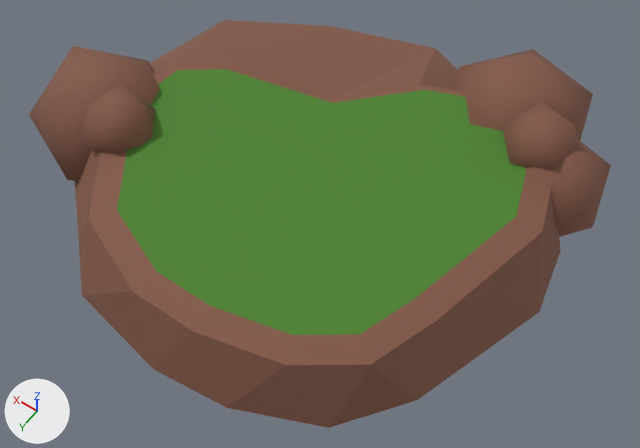
Renders of the FBX model Assets/Models/platform_1.FBX from each side of a commit.
The view is the same before and after, from a 50 mm camera at (-1.93, 2.67, 4.13) aimed at (-0.07, 0.07, 0.04). The lights are fixed; the arrows at lower left show +X, +Y and +Z. Where no turn or scale is listed for an object, it has been applied to the vertices.

Script lines for the objects in view, before the commit:
```python
me_mesh = bpy.data.meshes.new('Mesh')
me_mesh.from_pydata(...)  # 119 vertices, 178 faces; spans x -1.4..1.85, y -1.7..1.33, z 0.0..0.66
# faces by material slot: [60, 13, 25, 20, 20, 20, 20]
me_mesh.materials.append(mat_01___default)  # brown #835847
me_mesh.materials.append(mat_02___default)  # green #4b812a
me_mesh.materials.append(mat_01___default)  # brown #835847
me_mesh.materials.append(mat_01___default)  # brown #835847
me_mesh.materials.append(mat_01___default)  # brown #835847
me_mesh.materials.append(mat_01___default)  # brown #835847
me_mesh.materials.append(mat_01___default)  # brown #835847
ob_geosphere001 = bpy.data.objects.new('GeoSphere001', me_mesh)
ob_geosphere001.location = (0.009, 0.006, 0.0)
```
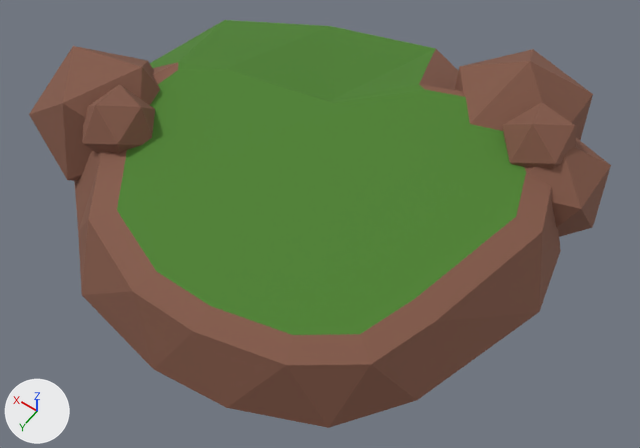
What differs and where, as boxes [x1, y1, x2, y2] in the pictures (640 x 448 px):
'GeoSphere001', shading changed, recoloured (brown to green)
    both: [29, 20, 611, 213]
part 1 of me_mesh, shading changed
    both: [29, 46, 611, 428]
part 2 of me_mesh, recoloured (brown to green)
    both: [150, 20, 436, 103]

What changed in the scene script:
```text
Change me_mesh:
    where me_mesh.from_pydata(...)  # 119 vertices, 178 faces; spans x -1.4..1.85, y -1.7..1.33, z 0.0..0.66
    used by ob_geosphere001; location = (0.009, 0.006, 0.0)
    me_mesh part 1: edges marked sharp go from 78 to 208
    me_mesh part 2: all 12 faces centred in x 0.0..1.52, y -1.23..-0.27, z 0.13..0.39 switch from mat_01___default (brown #835847) to mat_02___default (green #4b812a)
```
